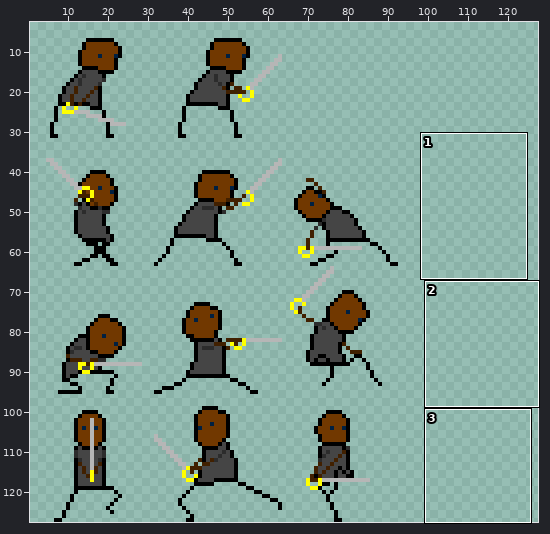
Sprite sheet, stored at img/playerFighter.png. The picture above shows the old version from afar; the outline marks the close-up.
Close-up. As it was:
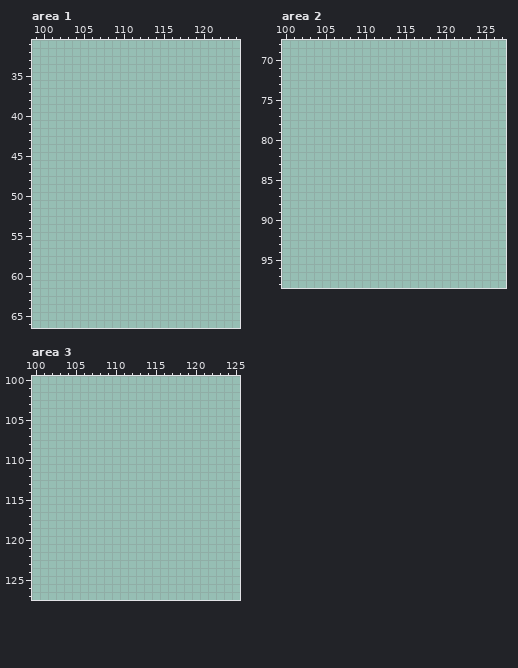
The file is 512x512 pixels, drawn in blocks of 4x4; one block is one cell here. Shown: area 1: x 99..124, y 31..66; area 2: x 100..127, y 68..98; area 3: x 100..125, y 100..127. The wide view leaves out empty margins.
Once edited:
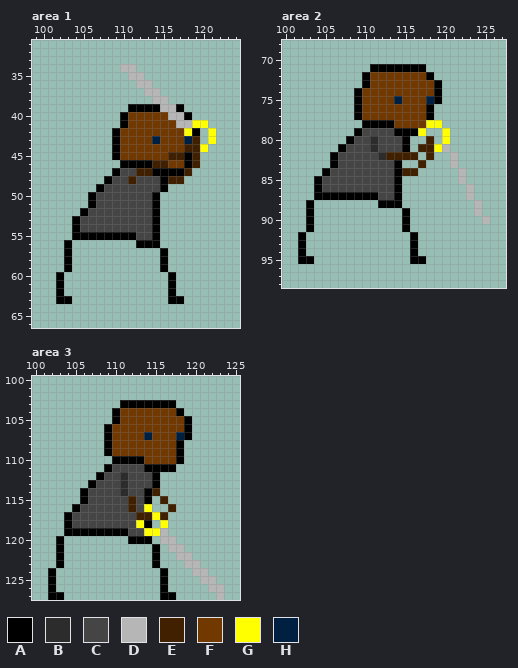
Palette (. is transparent): A #000000  B #2c2c2c  C #454545  D #b6b6b6  E #412000  F #713800  G #ffff00  H #002041
The exact change:
--- area 1
@@ x 99..124 @@
 33 ..........................
-34 ..........................
-35 ..........................
-36 ..........................
-37 ..........................
-38 ..........................
-39 ..........................
-40 ..........................
-41 ..........................
-42 ..........................
-43 ..........................
-44 ..........................
-45 ..........................
-46 ..........................
-47 ..........................
-48 ..........................
-49 ..........................
-50 ..........................
-51 ..........................
-52 ..........................
-53 ..........................
-54 ..........................
-55 ..........................
-56 ..........................
-57 ..........................
-58 ..........................
-59 ..........................
-60 ..........................
-61 ..........................
-62 ..........................
-63 ..........................
+34 ...........DD.............
+35 ............DD............
+36 .............DD...........
+37 ..............DD..........
+38 ...............DD.........
+39 ............AAAADDA.......
+40 ...........AFFFFFDDA......
+41 ...........AFFFFFFDDGG....
+42 ..........AFFFFFFFFGA.G...
+43 ..........AFFFFHFFFHE.G...
+44 ..........AFFFFFFFFEEG....
+45 ..........AFFFFFFEEAE.....
+46 ...........AAAAEEFFAE.....
+47 ..........ACCEEAAAAE......
+48 .........ACCECCCAEE.......
+49 ........ACCCCCCCA.........
+50 .......ACCCCCCCA..........
+51 .......ACCCCCCCA..........
+52 ......ACCCCCCCCA..........
+53 .....ACCCCCCCCCA..........
+54 .....ACCCCCCCCCA..........
+55 .....AAAAAAAACCA..........
+56 ....A........AAA..........
+57 ....A...........A.........
+58 ....A...........A.........
+59 ....A...........A.........
+60 ...A.............A........
+61 ...A.............A........
+62 ...A.............A........
+63 ...AA............AA.......
 64 ..........................
--- area 2
@@ x 100..127 @@
 70 ............................
-71 ............................
-72 ............................
-73 ............................
-74 ............................
-75 ............................
-76 ............................
-77 ............................
-78 ............................
-79 ............................
-80 ............................
-81 ............................
-82 ............................
-83 ............................
-84 ............................
-85 ............................
-86 ............................
-87 ............................
-88 ............................
-89 ............................
-90 ............................
-91 ............................
-92 ............................
-93 ............................
-94 ............................
-95 ............................
+71 ...........AAAAAAA..........
+72 ..........AFFFFFFFA.........
+73 ..........AFFFFFFFFA........
+74 .........AFFFFFFFFFA........
+75 .........AFFFFHFFFHA........
+76 .........AFFFFFFFFA.........
+77 .........AFFFFFFFFA.........
+78 ..........AAAAFFFFGG........
+79 .........ACCCCAAAG..G.......
+80 ........ACCBCCCA..E.G.......
+81 .......ACCCBCCCA.EEGD.......
+82 ......ACCCCCBEEEE.E..D......
+83 ......ACCCCCCCA..E...D......
+84 .....ACCCCCCCCAEE.....D.....
+85 ....ACCCCCCCCCA.......D.....
+86 ....ACCCCCCCCCA........D....
+87 ....AAAAAAAACCA........D....
+88 ...A........AAA.........D...
+89 ...A...........A........D...
+90 ...A...........A.........D..
+91 ...A...........A............
+92 ..A.............A...........
+93 ..A.............A...........
+94 ..A.............A...........
+95 ..AA............AA..........
 96 ............................
--- area 3
@@ x 100..125 @@
 102 ..........................
-103 ..........................
-104 ..........................
-105 ..........................
-106 ..........................
-107 ..........................
-108 ..........................
-109 ..........................
-110 ..........................
-111 ..........................
-112 ..........................
-113 ..........................
-114 ..........................
-115 ..........................
-116 ..........................
-117 ..........................
-118 ..........................
-119 ..........................
-120 ..........................
-121 ..........................
-122 ..........................
-123 ..........................
-124 ..........................
-125 ..........................
-126 ..........................
-127 ..........................
+103 ...........AAAAAAA........
+104 ..........AFFFFFFFA.......
+105 ..........AFFFFFFFFA......
+106 .........AFFFFFFFFFA......
+107 .........AFFFFHFFFHA......
+108 .........AFFFFFFFFA.......
+109 .........AFFFFFFFFA.......
+110 ..........AAAAFFFFA.......
+111 .........ACCCCAAAA........
+112 ........ACCBCCCA..........
+113 .......ACCCBCCCA..........
+114 ......ACCCCBCCAE..........
+115 ......ACCCCCECA.E.........
+116 .....ACCCCCCECG..E........
+117 ....ACCCCCCCCEEGE.........
+118 ....ACCCCCCCCGA.G.........
+119 ....AAAAAAAACCGGD.........
+120 ...A........AAA.DD........
+121 ...A...........A.DD.......
+122 ...A...........A..DD......
+123 ...A...........A...DD.....
+124 ..A.............A...DD....
+125 ..A.............A....DD...
+126 ..A.............A.....DD..
+127 ..AA............AA.....D..
Changed places in both close-ups, as pixel boxes (x1, y1, x2, y2):
added: (56, 64, 216, 304)
added: (298, 64, 490, 264)
added: (48, 400, 224, 600)
